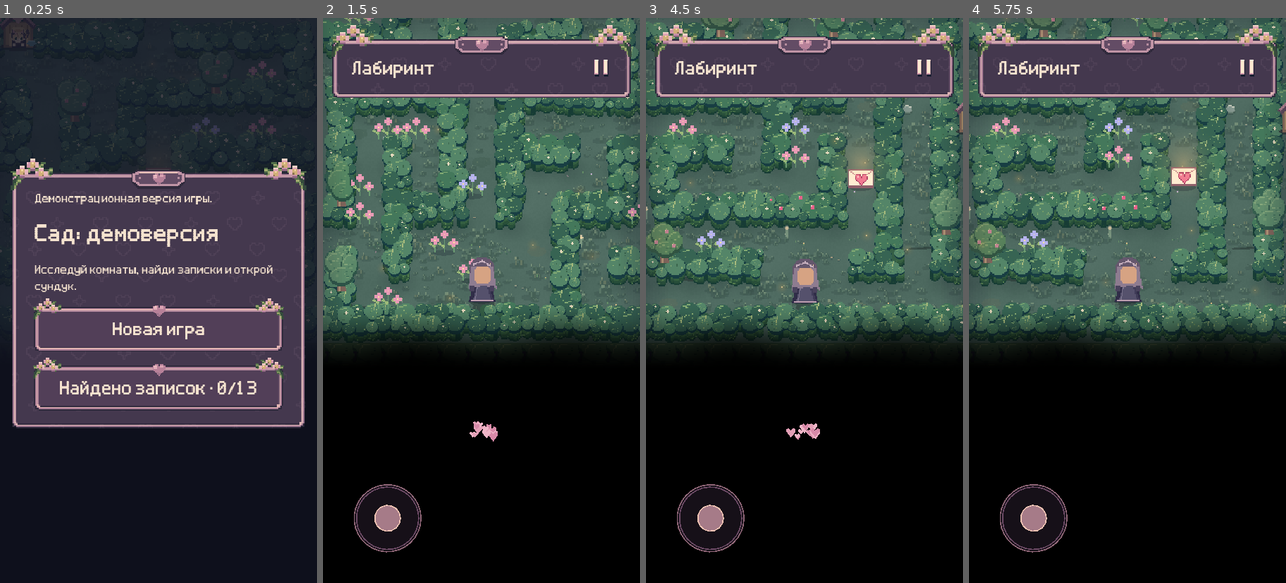
Above: before the commit, frames 1-4 (left to right).
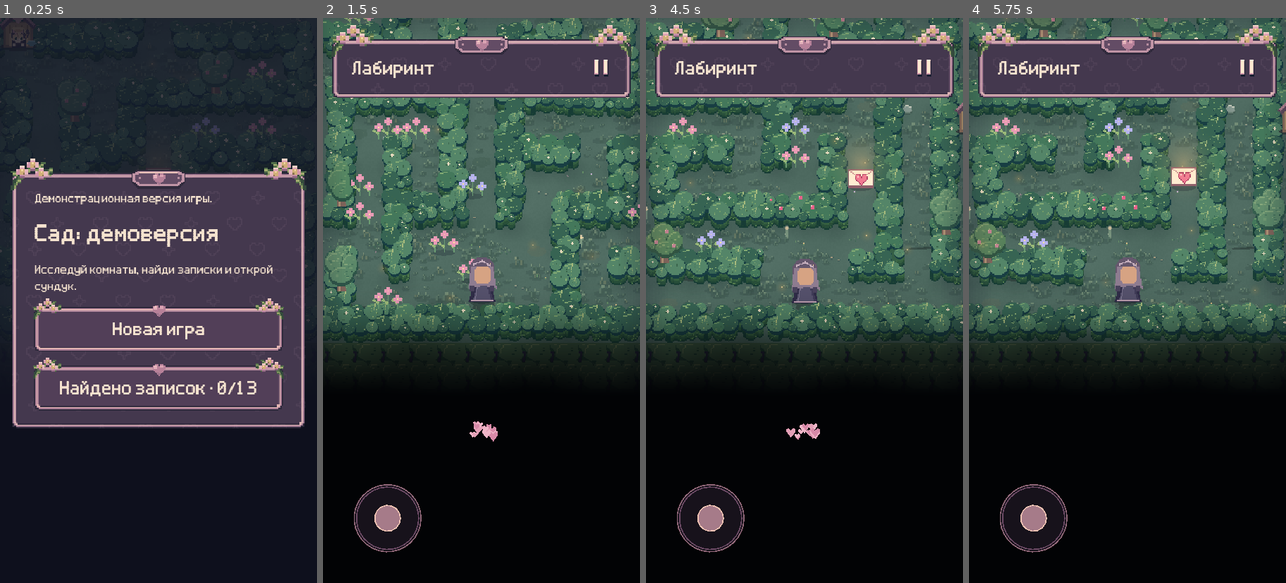
Above: after the commit, the same moments.

Repository: NQUAREx/dina-lovely
Game: Godot game, scene res://main.tscn
Two runs of this game, one before a commit and one after it. Both use one fixed random seed, a clock stepped at 60 frames per second and the inputs below. Sound files missing from this copy of the repository are replaced by a short silence.
Inputs (mouse positions are in pixels of both pictures, inside the frame that each line leads up to):
- Up to frame 1 (0.25 s): no input
- Up to frame 2 (1.5 s): click "Новая игра" at 0.5 s; click "Пойдём" at 1.25 s
- Up to frame 3 (4.5 s): click (924, 68) at 2 s; click "Новая игра" at 2.75 s; click "Начать новую историю" at 3.5 s; click "Пойдём" at 4.25 s
- Up to frame 4 (5.75 s): move the mouse to (1197, 272) at 5.02 s; click (1197, 272) at 5.17 s

The runs differ from the first frame. In frame 2, 1.9% of the frame differs, in the area x 1-100%, y 56-64%; in frame 3, 1.9%; in frame 4, 1.9%.

Commit message:
Soften boundary fog with wider brighter fade and near-black tint

Diff:
--- a/scripts/boundary_depth.gd
+++ b/scripts/boundary_depth.gd
@@ -14,7 +14,7 @@
  var rects:Array[Vector4]=[]
  var width:float=g.grid[0].length()*48
  var height:float=g.grid.size()*48
- area(Vector2(-48,4*48),width+96,height-8*48,rects)
+ area(Vector2(-96,3*48),width+192,height-6*48,rects)
  for next in [g.level-1,g.level+1]:
   if next<0 or next>6 or not g.room_cache.has(next):continue
   var grid:Array=g.room_cache[next].grid
@@ -23,9 +23,9 @@
   var current_center:float=(15.5 if g.level==0 else 13.5)*48 if north else 13.5*48
   var other_center:float=13.5*48 if north else (15.5 if next==0 else 13.5)*48
   var origin:=Vector2(current_center-other_center,-nh if north else height)
-  area(origin+Vector2(-48,4*48),nw+96,nh-8*48,rects)
+  area(origin+Vector2(-96,3*48),nw+192,nh-6*48,rects)
   # One shared corridor, including both room-coordinate halves.
-  area(Vector2(current_center-120,-5*48 if north else height-5*48),240,10*48,rects)
+  area(Vector2(current_center-168,-5*48 if north else height-5*48),336,10*48,rects)
  material.set_shader_parameter("area_count",rects.size())
  while rects.size()<7:rects.append(Vector4(-10000,-10000,-10000,-10000))
  material.set_shader_parameter("areas",rects)
--- a/shaders/boundary_depth.gdshader
+++ b/shaders/boundary_depth.gdshader
@@ -11,6 +11,6 @@
  // Broad irregular wisps obscure the rectangular outer limit; the outside
  // remains fully black. This overlay never darkens HUD or menu controls.
  float wisps=sin(p.x*.025+p.y*.013)*5.+sin(p.y*.047-p.x*.018)*3.;
- float reveal=smoothstep(0.,120.,max(0.,depth)+wisps*smoothstep(0.,20.,depth));
- COLOR=vec4(0.,0.,0.,1.-reveal);
+ float reveal=smoothstep(0.,200.,max(0.,depth)+wisps*smoothstep(0.,20.,depth));
+ COLOR=vec4(.008,.012,.020,1.-pow(reveal,.78));
 }
Not shown, changed: PROJECT_CONTEXT.md
Not shown, added: docs/game.6b6bf04670c3.pck
Not shown, removed: docs/game.884faeb44f36.pck
Not shown, changed: docs/index.pck
